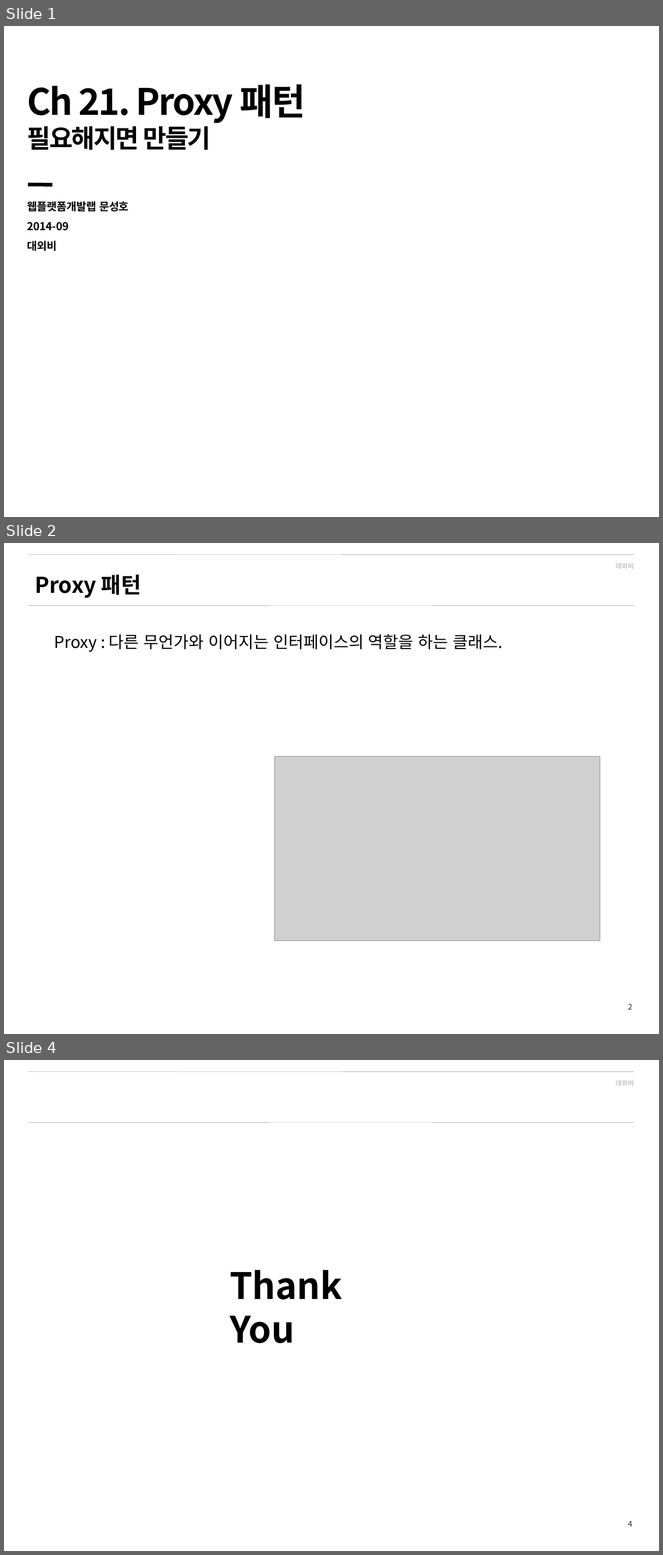
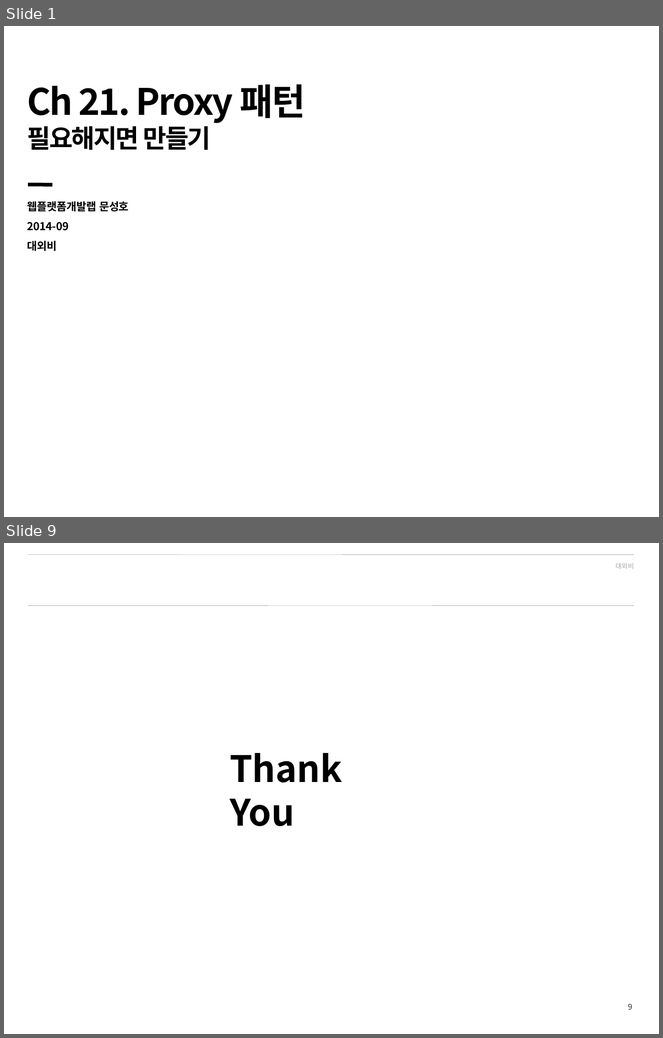
Before and after one commit to shyr/designpattern, a slide deck: src/_ppt/ch21.pptx. Shown one above the other, each under a label of ours: slides 1, 2 and 4 before the commit, slides 1 and 9 after it; the slides between them are not shown. The pictures are 663x1555 and 663x1038 pixels, drawn with LibreOffice and Linux fonts; fonts in the diff are those of the drawing; grey boxes stand for pictures; background and template pictures are left out. Boxes give left, top, right and bottom in pixels: in the first picture for what was removed or moved away, otherwise in the second. Text is boxed around its words. In the diff, an @@ line names an element or a change of style, - is before the commit and + after.

```diff
--- a/src/_ppt/ch21.pptx
+++ b/src/_ppt/ch21.pptx
@@ slide 2 removed at [4,543,659,1034], background #FFFFFF; not listed: 4 template elements that a slide beside it also shows @@
@@ text removed at [35,574,141,598] @@
-Proxy 패턴
@@ text removed at [54,634,503,652] @@
-Proxy : 다른 무언가와 이어지는 인터페이스의 역할을 하는 클래스.
@@ picture removed at [274,757,600,941] @@
@@ what was slide 4 is now slide 9 @@
@@ page number at [628,1004,632,1010]: text changed @@
-4
+9
```
Also in this commit, not shown: 7 slides added, 1 other slide removed, 3 other files.
